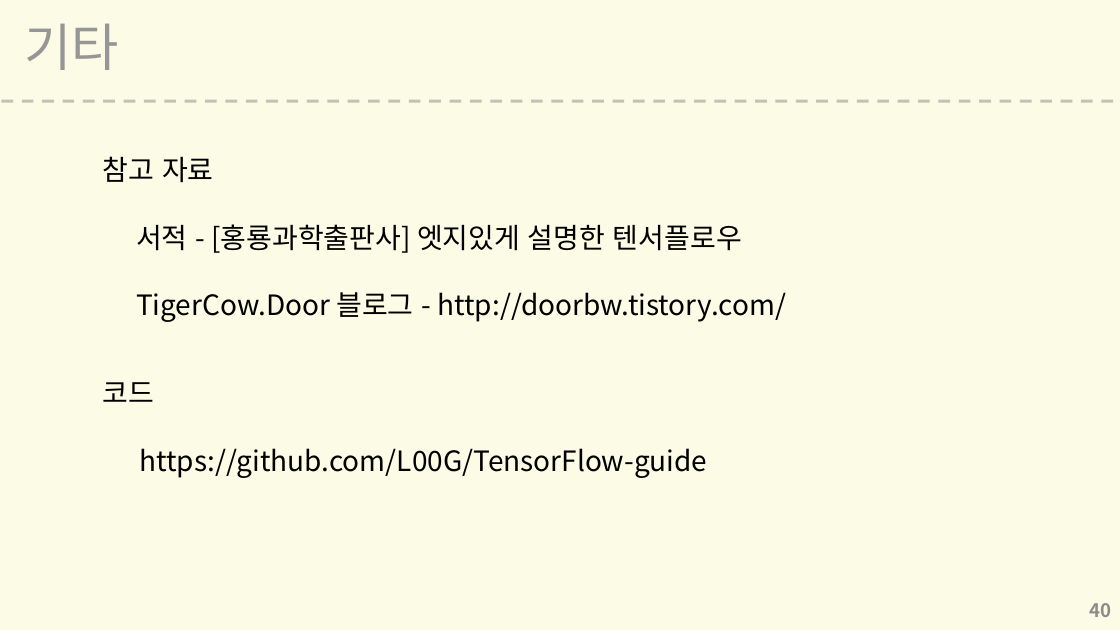
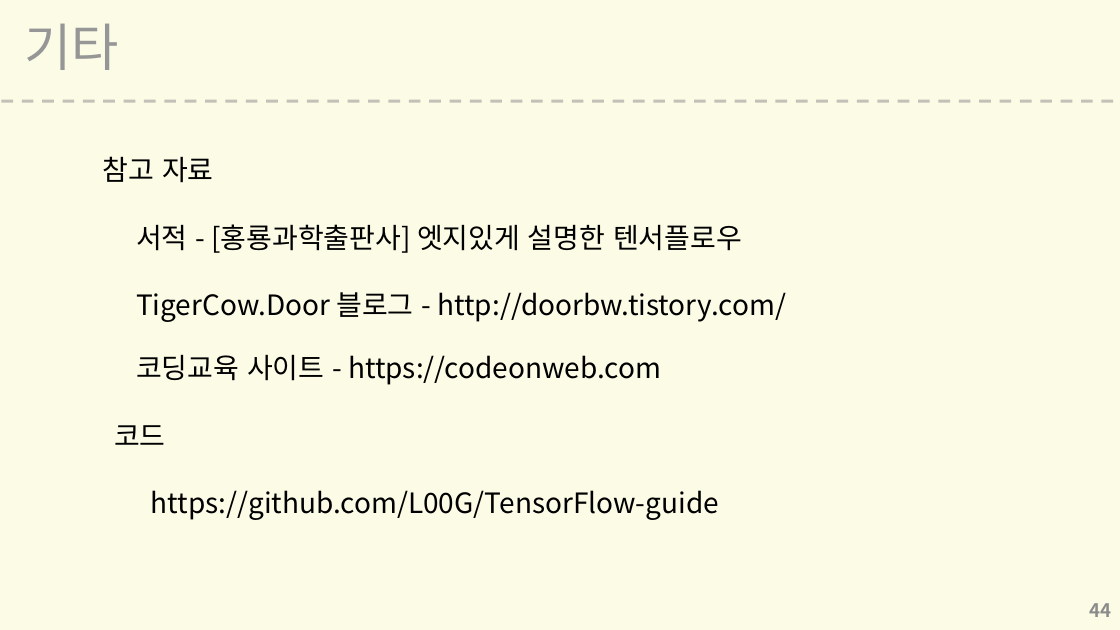
Before and after one commit to L00G/-, a slide deck: slide 44 of 텐서플로우 세미나.pptx (slide 40 before the commit). Drawn at 1120x630 pixels with LibreOffice and Linux fonts; fonts in the diff are those of the drawing; background and template pictures are left out. Boxes give left, top, right and bottom in pixels: in the first picture for what was removed or moved away, otherwise in the second. Text is boxed around its words. In the diff, an @@ line names an element or a change of style, - is before the commit and + after.

Commit message:
ppt수정, 자료 업데이트

```diff
--- a/텐서플로우 세미나.pptx
+++ b/텐서플로우 세미나.pptx
@@ text added at bbox=[136, 354, 661, 385], 24 pt, text #000000 @@
+코딩교육 사이트 - https://codeonweb.com
@@ text "코드": place and size @@
-text "코드" at bbox=[103, 382, 154, 402]
+text "코드" at bbox=[114, 425, 166, 445]
@@ text "https://github.com/L00G/TensorFlow-guide": place and size @@
-text "https://github.com/L00G/TensorFlow-guide" at bbox=[139, 448, 707, 478]
+text "https://github.com/L00G/TensorFlow-guide" at bbox=[151, 490, 719, 520]
@@ page number at bbox=[1090, 603, 1112, 617]: text changed @@
-40
+44
```
Also in this commit, not shown: 1 other slide changed, 4 slides added, 2 other files.
